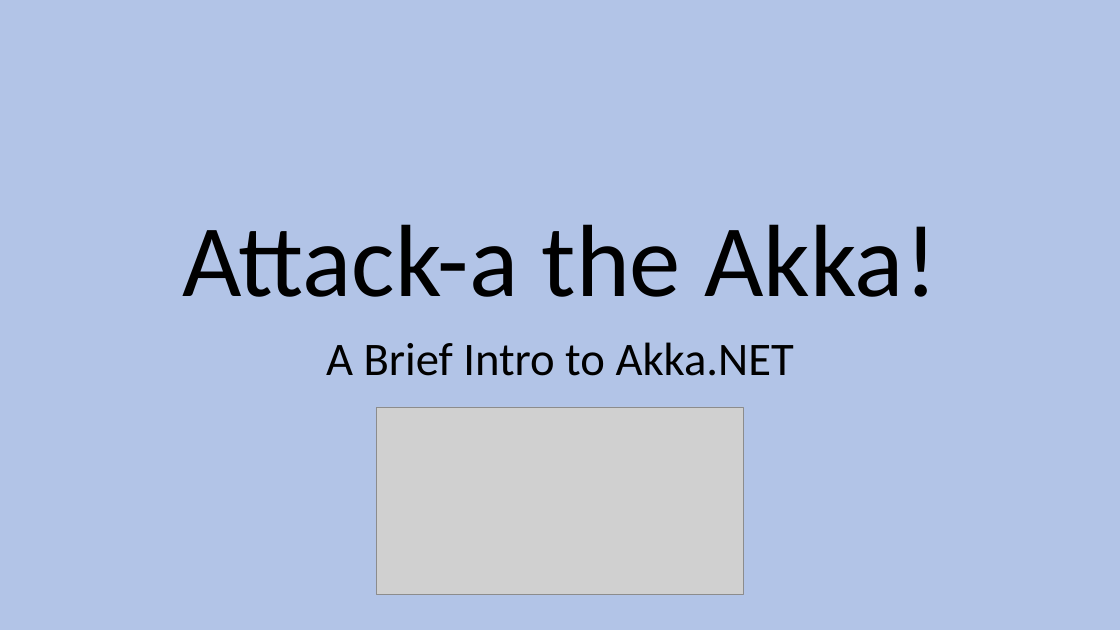
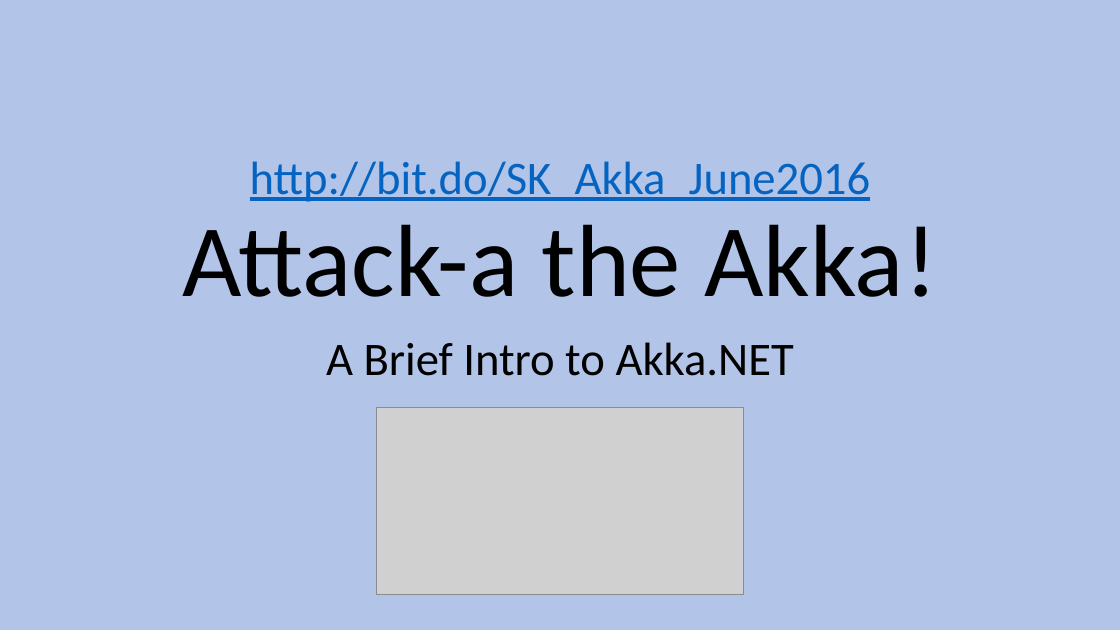
Before and after one commit to SeanKilleen/Presentations, a slide deck: slide 1 of 2016-06_AkkaIntro/presentation/BaltoMSDN_Akka.pptx. Drawn at 1120x630 pixels with LibreOffice and Linux fonts; fonts in the diff are those of the drawing; grey boxes stand for pictures. Boxes give left, top, right and bottom in pixels: in the first picture for what was removed or moved away, otherwise in the second. Text is boxed around its words. In the diff, an @@ line names an element or a change of style, - is before the commit and + after.

Commit message:
Add shortened URL to presentation
points to master branch. I hate URL shorteners but it's a quick fix.

```diff
--- a/2016-06_AkkaIntro/presentation/BaltoMSDN_Akka.pptx
+++ b/2016-06_AkkaIntro/presentation/BaltoMSDN_Akka.pptx
@@ text added at [250, 161, 871, 202], 40 pt, text #0563C1, underline @@
+http://bit.do/SK_Akka_June2016
```
